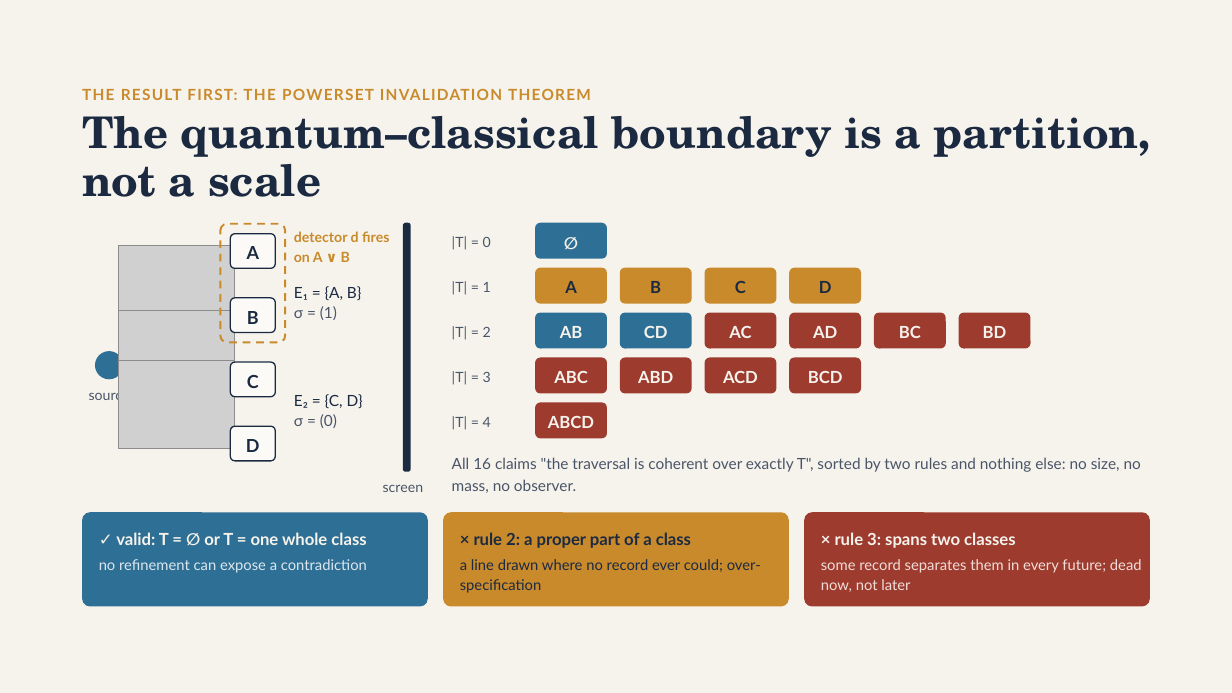
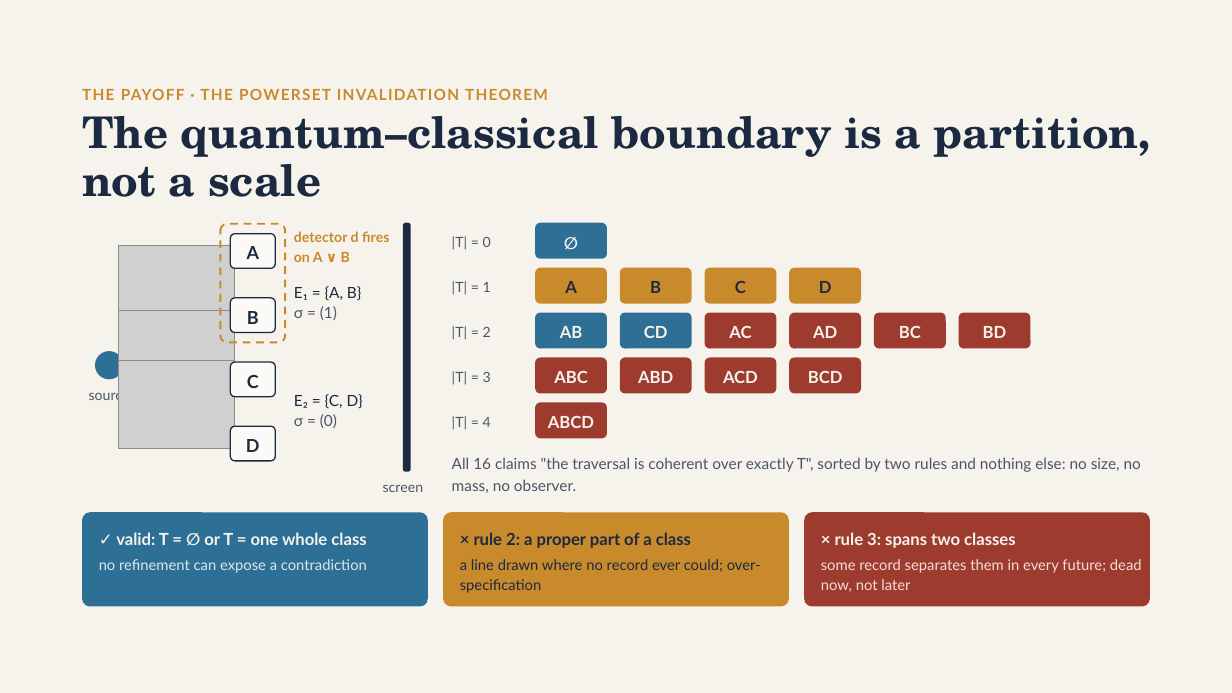
Before and after one commit to brunchwnewton/aethic-code, a slide deck: slide 6 of files/slides/aethic_reasoning_15_mins/Aethic Reasoning in 15 Minutes.pptx (slide 4 before the commit). Drawn at 1232x693 pixels with LibreOffice and Linux fonts; fonts in the diff are those of the drawing; grey boxes stand for pictures. Boxes give left, top, right and bottom in pixels: in the first picture for what was removed or moved away, otherwise in the second. Text is boxed around its words. In the diff, an @@ line names an element or a change of style, - is before the commit and + after.

```diff
--- a/files/slides/aethic_reasoning_15_mins/Aethic Reasoning in 15 Minutes.pptx
+++ b/files/slides/aethic_reasoning_15_mins/Aethic Reasoning in 15 Minutes.pptx
@@ text at bbox=[82, 88, 548, 100]: text changed @@
-THE RESULT FIRST: THE POWERSET INVALIDATION THEOREM
+THE PAYOFF · THE POWERSET INVALIDATION THEOREM
```
Also in this commit, not shown: 13 other slides changed, 2 slides added, 3 other files.
